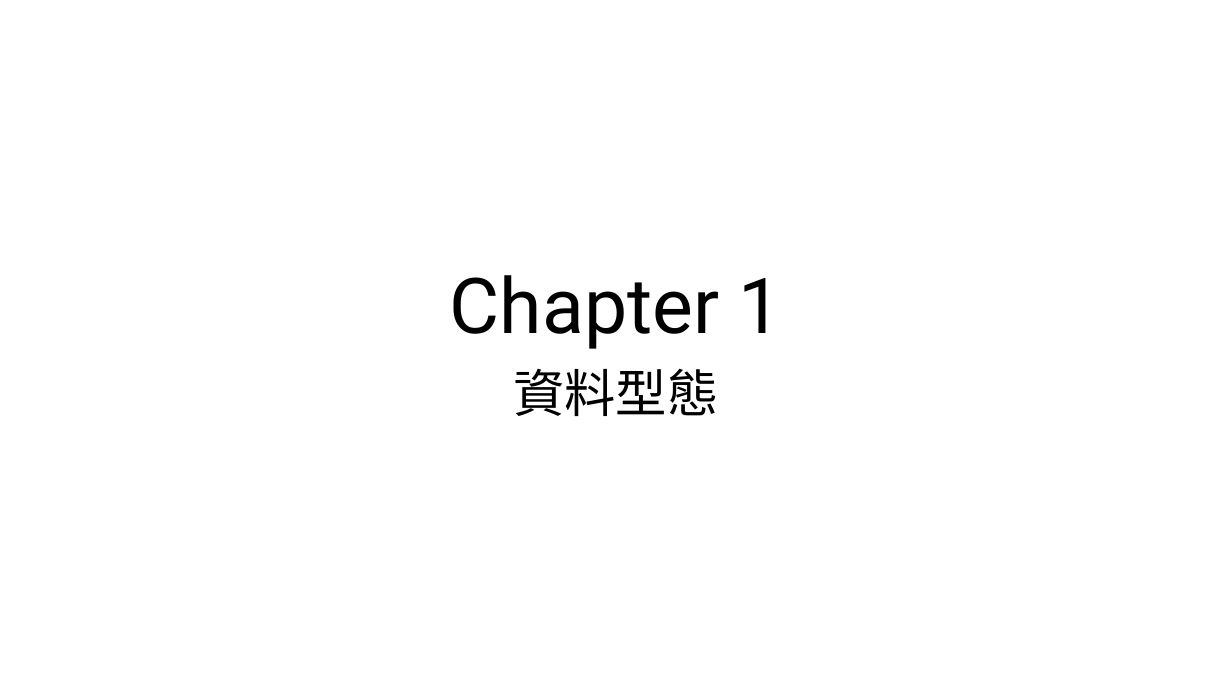
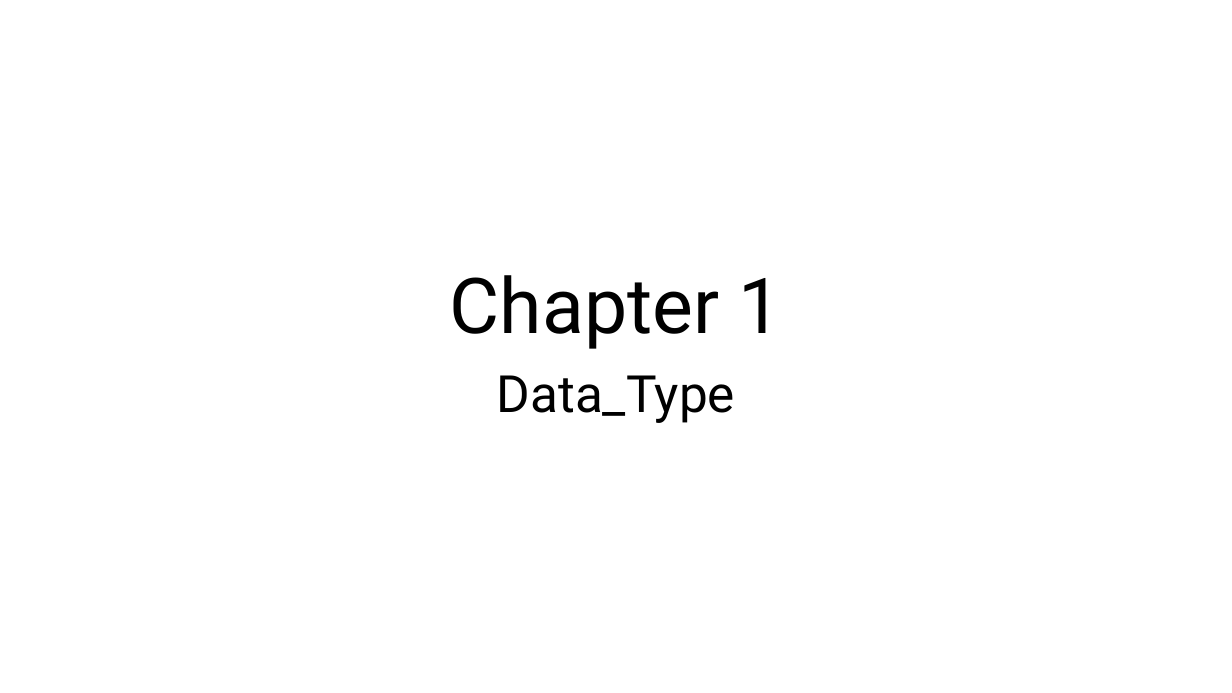
Before and after one commit to s9001055/DV_learning, a slide deck: slide 3 of SystemVerilog_語法學習.pptx. Drawn at 1232x693 pixels with LibreOffice and Linux fonts; fonts in the diff are those of the drawing. Boxes give left, top, right and bottom in pixels: in the first picture for what was removed or moved away, otherwise in the second. Text is boxed around its words. In the diff, an @@ line names an element or a change of style, - is before the commit and + after.

```diff
--- a/SystemVerilog_語法學習.pptx
+++ b/SystemVerilog_語法學習.pptx
@@ subtitle at [497, 375, 735, 423]: text changed @@
-資料型態
+Data_Type
```
Also in this commit, not shown: 1 other slide changed, 2 slides added, 6 other files.
